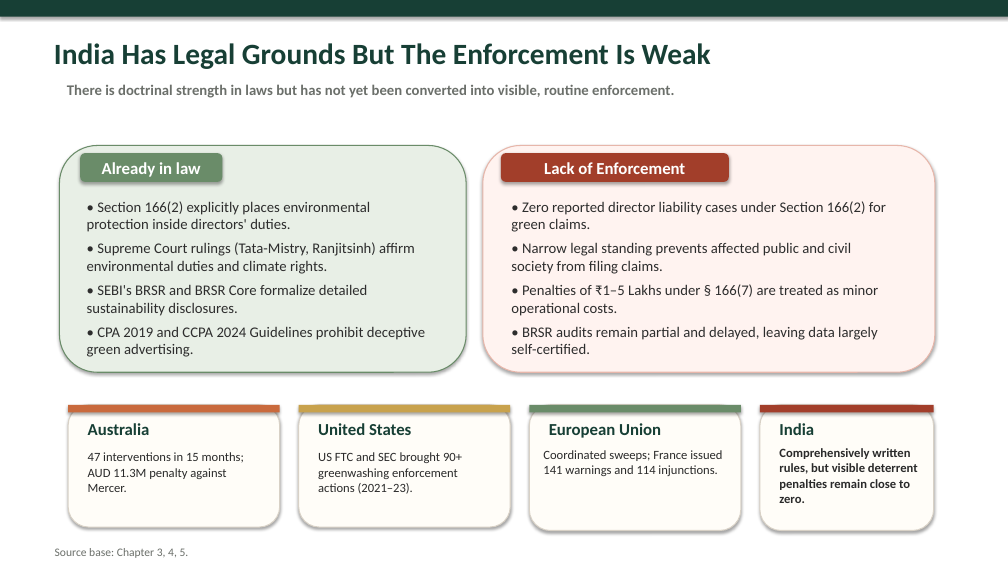
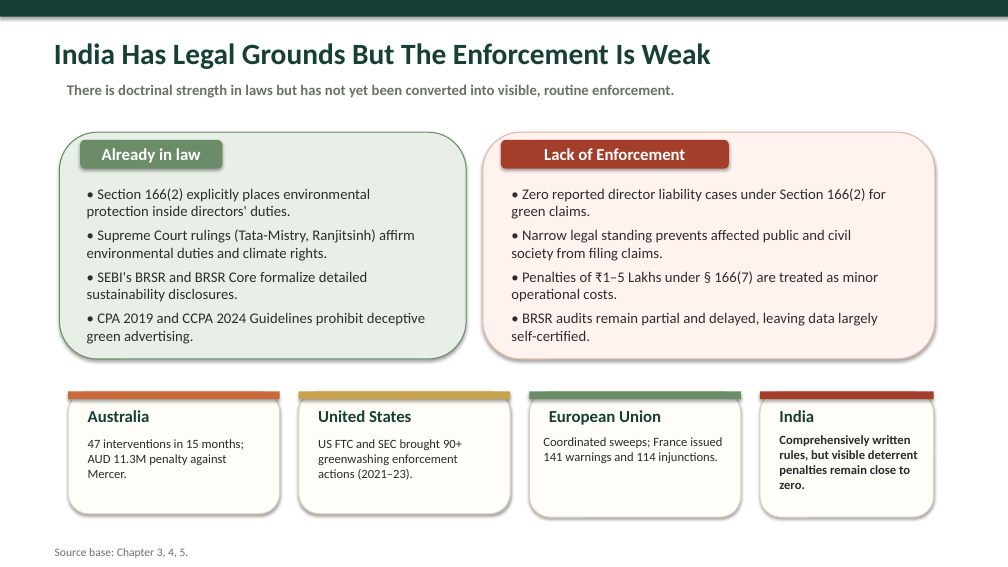
Before and after one commit to atul516/Final-VIva, a slide deck: slide 15 of Thesis Defence Presentation Final.pptx. Drawn at 1008x567 pixels with LibreOffice and Linux fonts; fonts in the diff are those of the drawing. Boxes give left, top, right and bottom in pixels: in the first picture for what was removed or moved away, otherwise in the second. Text is boxed around its words. In the diff, an @@ line names an element or a change of style, - is before the commit and + after.

```diff
--- a/Thesis Defence Presentation Final.pptx
+++ b/Thesis Defence Presentation Final.pptx
@@ 8 texts, 8 rounded rectangles, 4 rectangles: place and size @@
-8 texts, 8 rounded rectangles, 4 rectangles at box(60, 145, 935, 530)
+8 texts, 8 rounded rectangles, 4 rectangles at box(60, 132, 935, 517)
@@ text "47 interventions in 15 months; ...": place and size @@
-text "47 interventions in 15 months; ..." at box(88, 452, 244, 492)
+text "47 interventions in 15 months; ..." at box(88, 439, 244, 478)
@@ text "US FTC and SEC brought ...": place and size @@
-text "US FTC and SEC brought ..." at box(318, 452, 462, 494)
+text "US FTC and SEC brought ..." at box(318, 439, 462, 480)
```
Also in this commit, not shown: 7 other slides changed.
